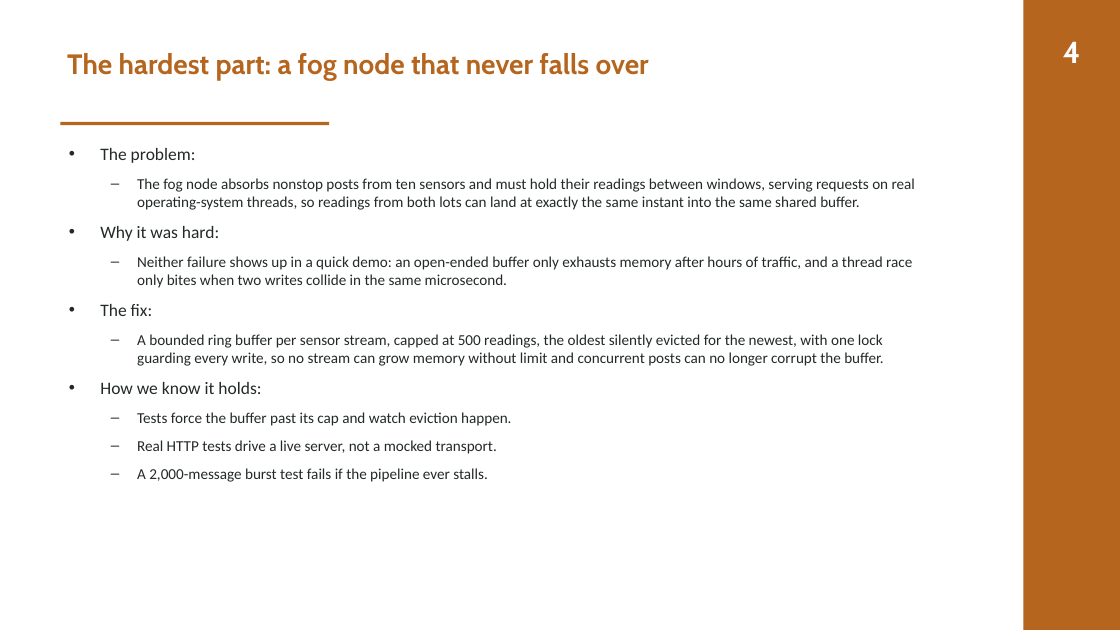
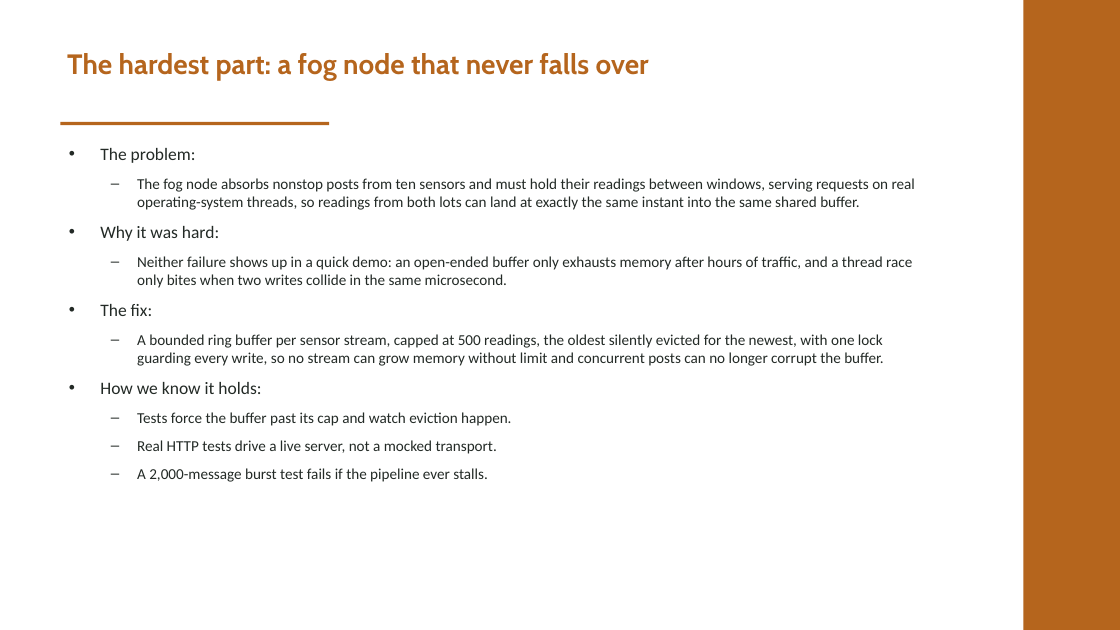
Before and after one commit to valletivarish/FEC_version_2, a slide deck: slide 5 of ppt/smart-parking-management.pptx. Drawn at 1120x630 pixels with LibreOffice and Linux fonts; fonts in the diff are those of the drawing. Boxes give left, top, right and bottom in pixels: in the first picture for what was removed or moved away, otherwise in the second. Text is boxed around its words. In the diff, an @@ line names an element or a change of style, - is before the commit and + after.

```diff
--- a/ppt/smart-parking-management.pptx
+++ b/ppt/smart-parking-management.pptx
@@ text removed at [1063,41,1081,63] @@
-4
```
Also in this commit, not shown: 4 other slides changed.
